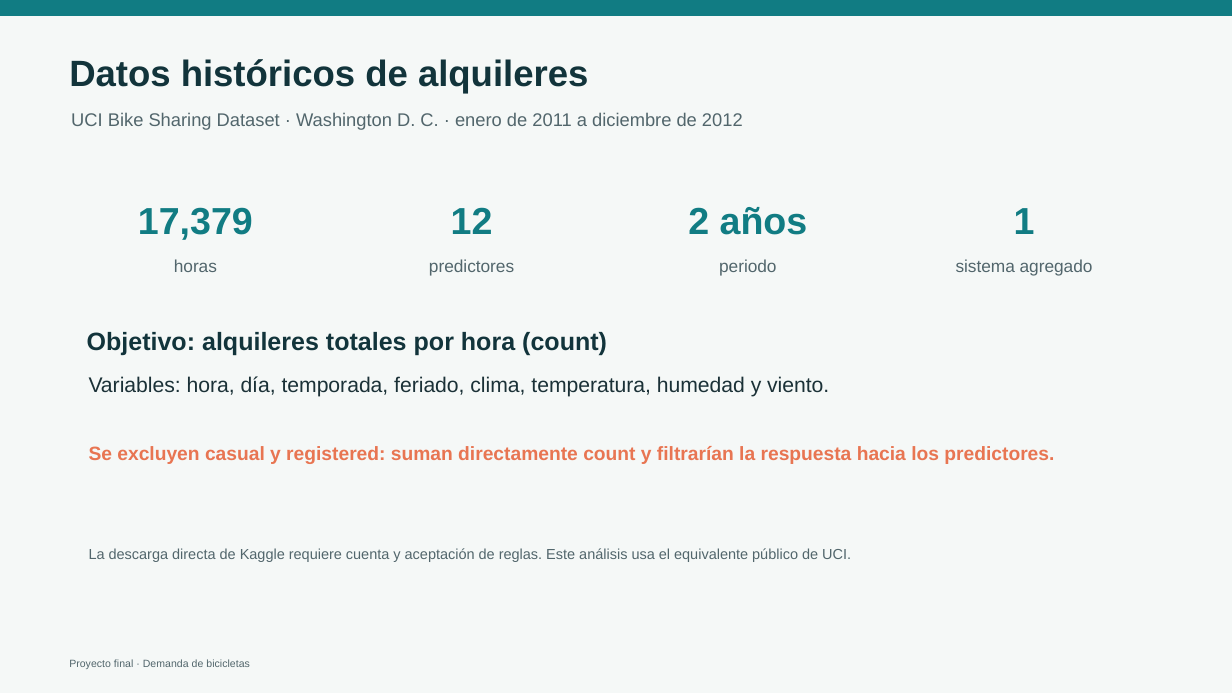
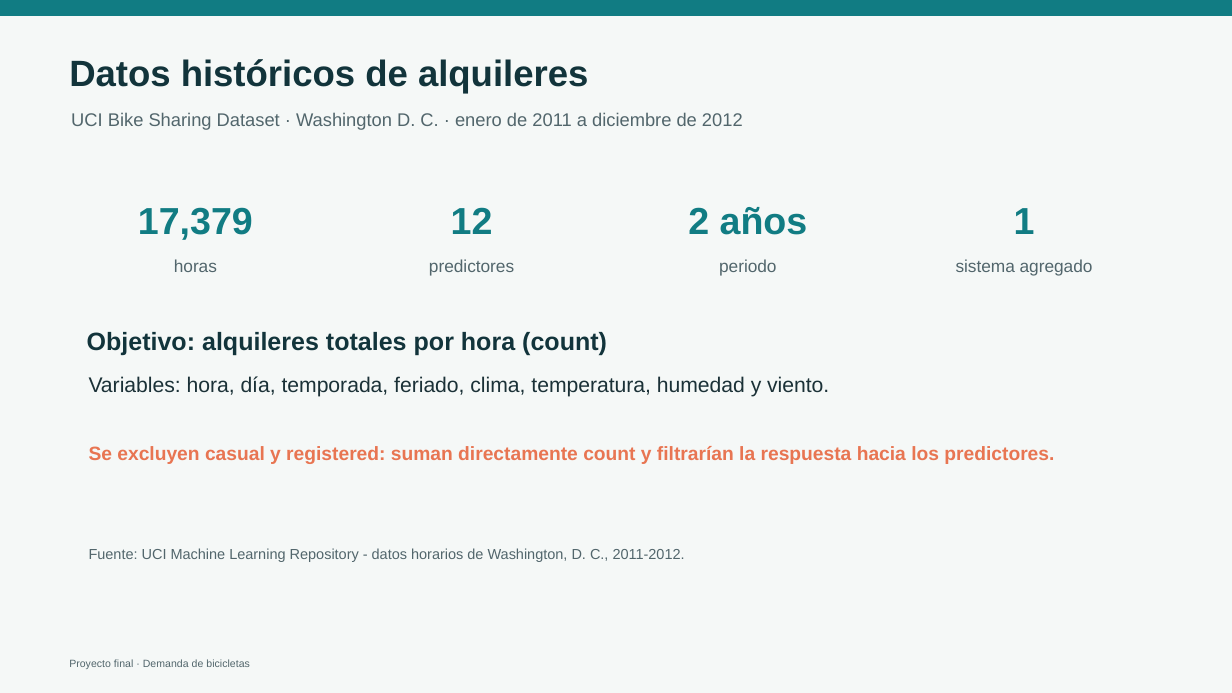
Before and after one commit to db3ll07/DiplomadoIAGenerativa, a slide deck: slide 3 of presentacion/Proyecto_DemandaBicicletas.pptx. Drawn at 1232x693 pixels with LibreOffice and Linux fonts; fonts in the diff are those of the drawing. Boxes give left, top, right and bottom in pixels: in the first picture for what was removed or moved away, otherwise in the second. Text is boxed around its words. In the diff, an @@ line names an element or a change of style, - is before the commit and + after.

Commit message:
db3ll07: Remove references to Kaggle due to authentication is needed to download the dataset. Using UCI Machine Learning Repository instead.

```diff
--- a/presentacion/Proyecto_DemandaBicicletas.pptx
+++ b/presentacion/Proyecto_DemandaBicicletas.pptx
@@ text at [89,548,685,562]: text changed @@
-La descarga directa de Kaggle requiere cuenta y aceptación de reglas. Este análisis usa el equivalente público de UCI.
+Fuente: UCI Machine Learning Repository - datos horarios de Washington, D. C., 2011-2012.
```
Also in this commit, not shown: 2 other slides changed, 14 other files.
